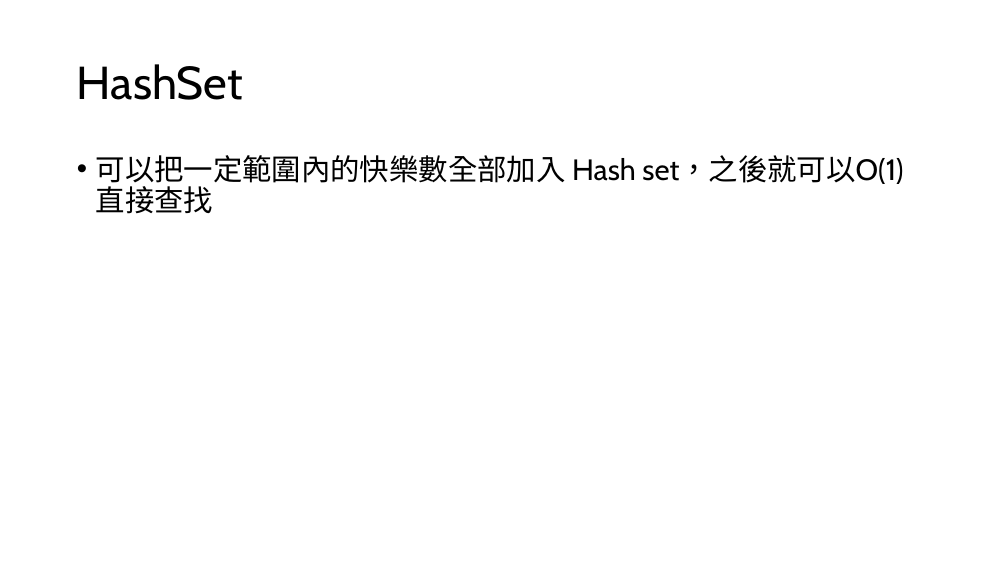
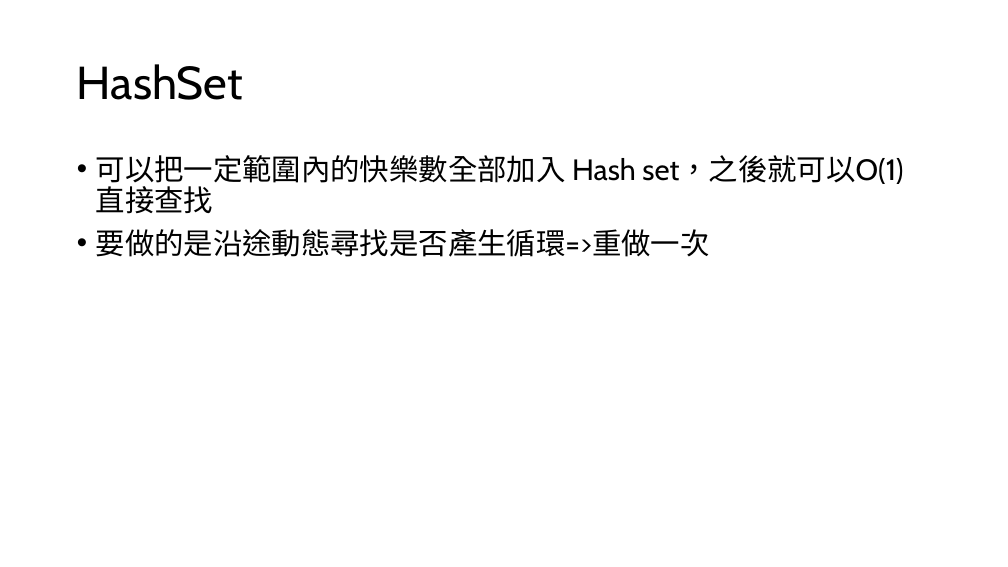
Before and after one commit to BboRainbo/C-Practice, a slide deck: slide 5 of LOG/0119.pptx. Drawn at 1008x567 pixels with LibreOffice and Linux fonts; fonts in the diff are those of the drawing. Boxes give left, top, right and bottom in pixels: in the first picture for what was removed or moved away, otherwise in the second. Text is boxed around its words. In the diff, an @@ line names an element or a change of style, - is before the commit and + after.

```diff
--- a/LOG/0119.pptx
+++ b/LOG/0119.pptx
@@ text at bbox=[96, 229, 710, 257]: paragraph added @@
+• 要做的是沿途動態尋找是否產生循環=>重做一次
```
Also in this commit, not shown: 4 other slides changed, 4 slides added, 26 other files.
